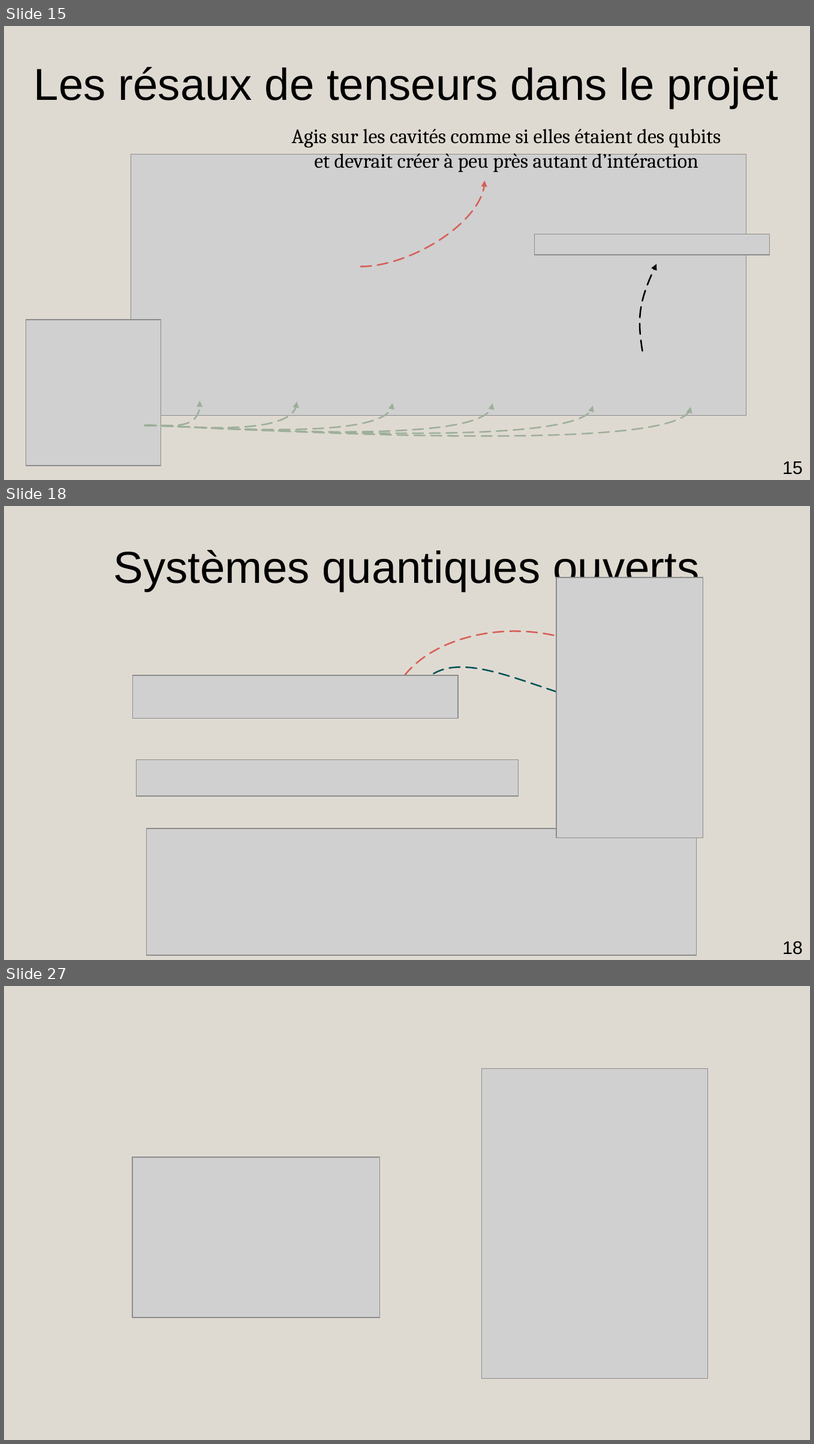
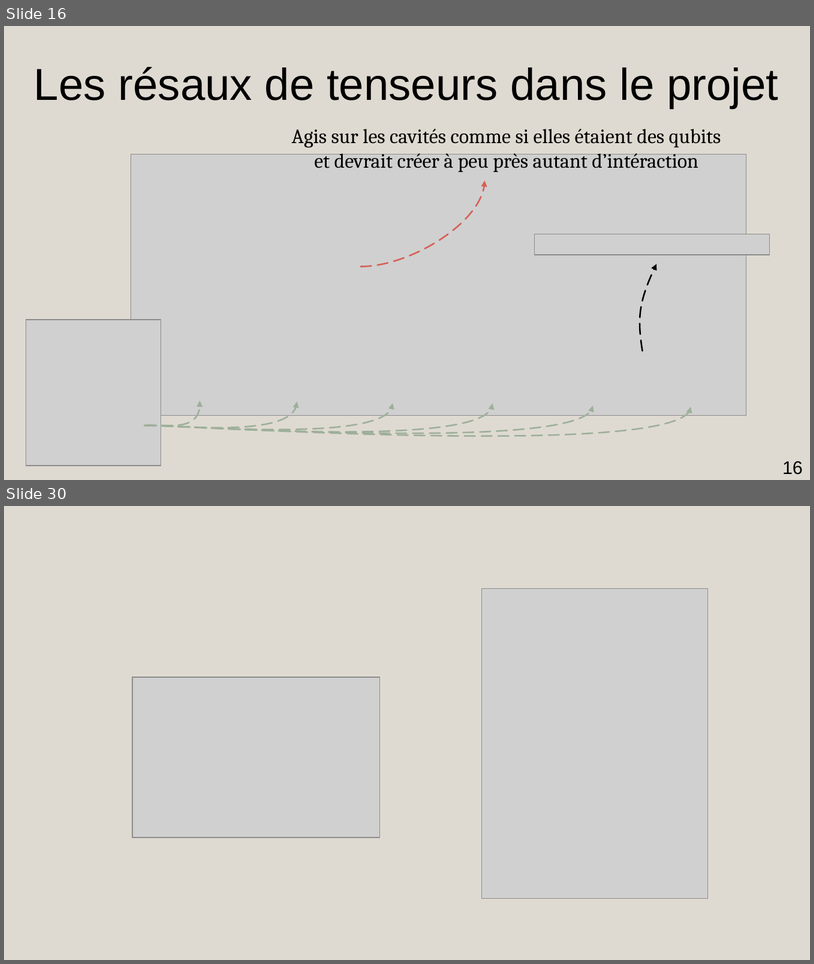
Before and after one commit to AmdaU/presentations, a slide deck: Seminaire/Seminaire.odp. Shown one above the other, each under a label of ours: slides 15, 18 and 27 before the commit, slides 16 and 30 after it; the slides between them are not shown. The pictures are 814x1444 and 814x964 pixels, drawn with LibreOffice and Linux fonts; fonts in the diff are those of the drawing; grey boxes stand for pictures; background and template pictures are left out. Boxes give left, top, right and bottom in pixels: in the first picture for what was removed or moved away, otherwise in the second. Text is boxed around its words. In the diff, an @@ line names an element or a change of style, - is before the commit and + after.

```diff
--- a/Seminaire/Seminaire.odp
+++ b/Seminaire/Seminaire.odp
@@ slide 18 removed at box(4, 506, 810, 960), background #DFDAD1 @@
@@ title removed at box(114, 550, 699, 591) @@
-Systèmes quantiques ouverts
@@ picture removed at box(557, 578, 704, 838) @@
@@ freeform shape removed at box(405, 631, 565, 675) @@
@@ picture removed at box(133, 675, 458, 718) @@
@@ freeform shape removed at box(421, 668, 576, 698) @@
@@ picture removed at box(137, 760, 519, 796) @@
@@ picture removed at box(147, 829, 698, 955) @@
@@ page number removed at box(783, 940, 803, 954) @@
-18
@@ what was slide 15 is now slide 16 @@
@@ page number at box(783, 460, 803, 474): text changed @@
-15
+16
@@ what was slide 27 is now slide 30 @@
```
Also in this commit, not shown: 10 slides changed, 4 slides added, 49 other files.
